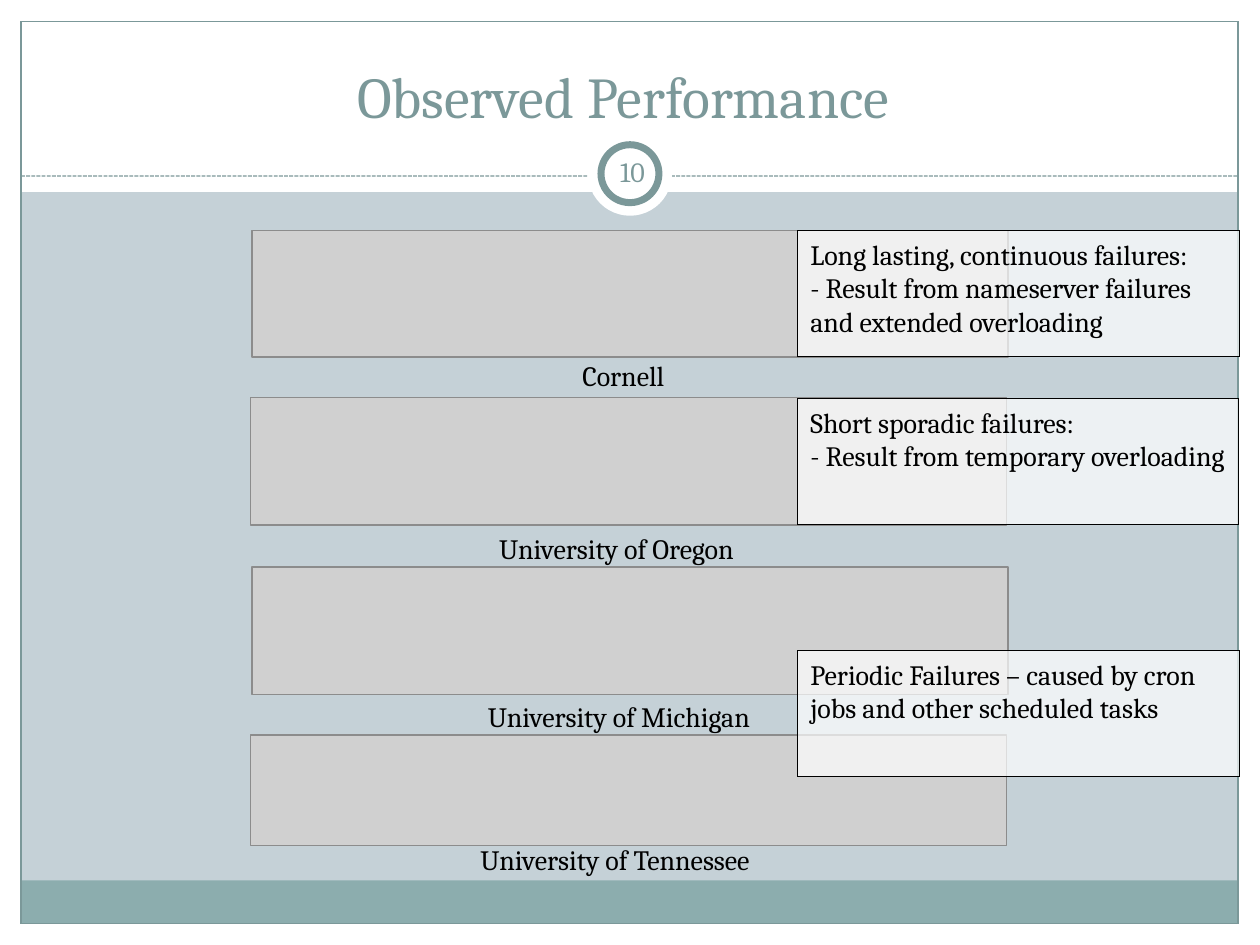
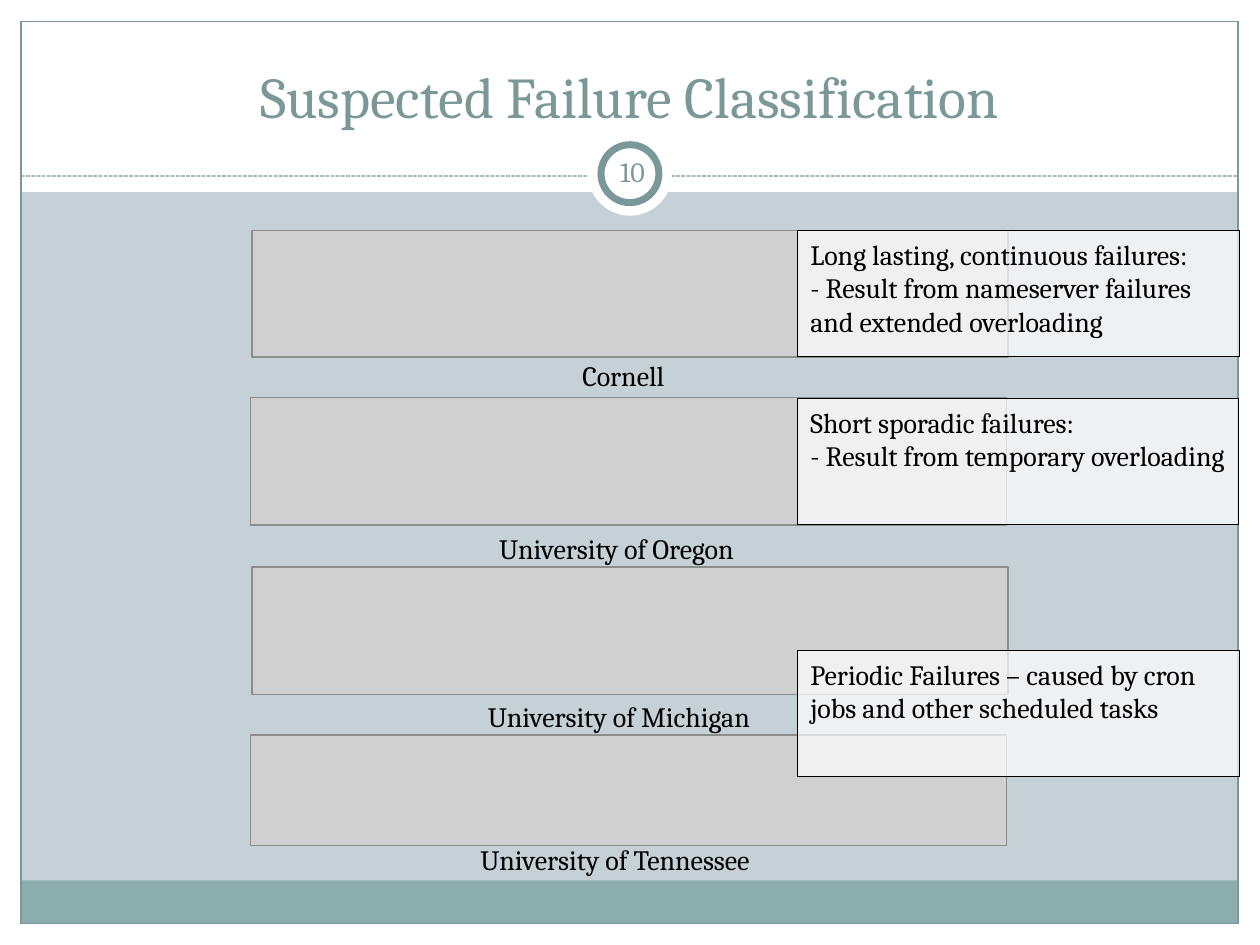
Before and after one commit to cs525-koala/documents, a slide deck: slide 10 of p2p/P2P Apps.pptx. Drawn at 1260x945 pixels with LibreOffice and Linux fonts; fonts in the diff are those of the drawing; grey boxes stand for pictures. Boxes give left, top, right and bottom in pixels: in the first picture for what was removed or moved away, otherwise in the second. Text is boxed around its words. In the diff, an @@ line names an element or a change of style, - is before the commit and + after.

```diff
--- a/p2p/P2P Apps.pptx
+++ b/p2p/P2P Apps.pptx
@@ title at [260,77,999,130]: text changed @@
-Observed Performance
+Suspected Failure Classification
```
Also in this commit, not shown: 15 other slides changed.
